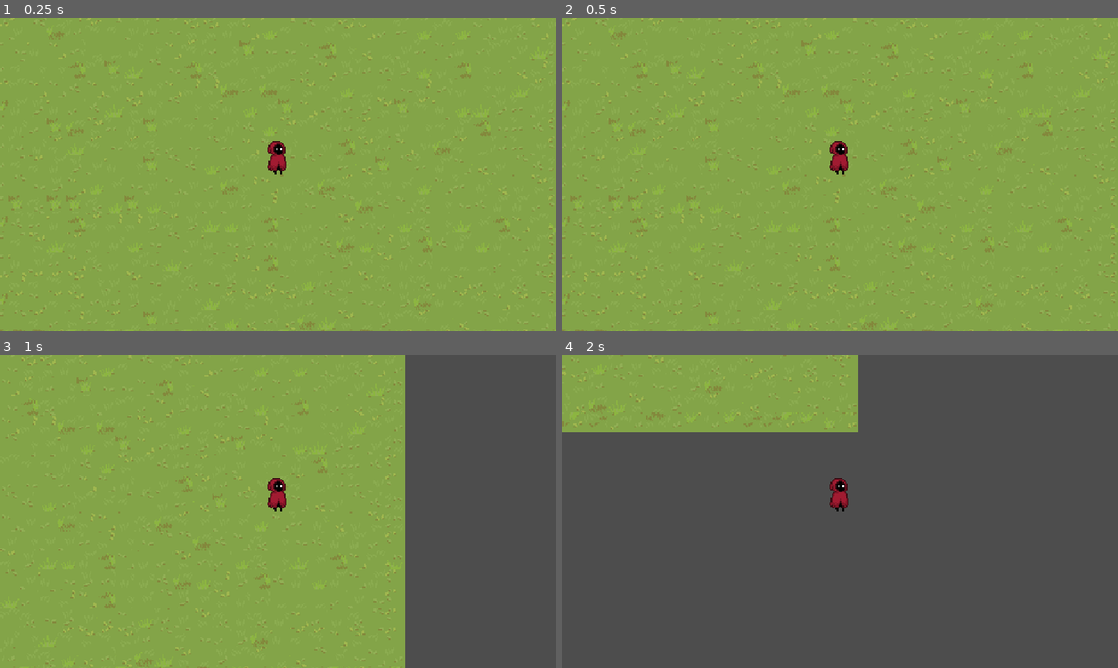
Above: before the commit, frames 1-4 (two rows, left to right).
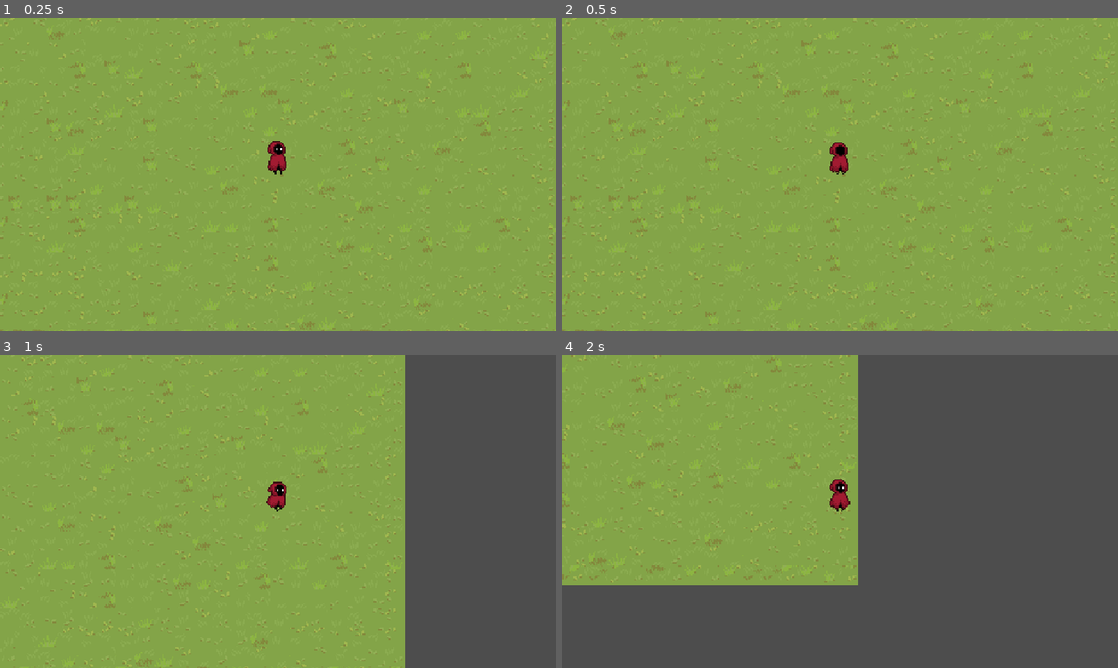
Above: after the commit, the same moments.

Repository: nxtdv/projectb_godot
Game: Godot game, scene res://scenes/intro.tscn
The game is run twice, just before and just after one commit, with the same random seed, the same clock (stepped at 60 frames per second) and the same inputs.
Inputs:
- Up to frame 1 (0.25 s): no input
- Up to frame 2 (0.5 s): no input
- Up to frame 3 (1 s): tap Enter at 0.5 s; hold D (Right) from 0.53 s (still down); hold Shift (Sprint, bound only after the commit) from 0.53 s (still down)
- Up to frame 4 (2 s): release D (Right) at 1.28 s; release Shift (Sprint, bound only after the commit) at 1.28 s; hold S (Down) from 1.28 s (still down); tap Shift (Sprint, bound only after the commit) at 1.35 s

Frame 1 is identical in both runs. In frame 2, 0.1% of the frame differs, in the area x 48-52%, y 39-50%; in frame 3, 0.2%; in frame 4, 27%, in the area x 0-54%, y 0-74%.

Commit message:
``` feat: add animations and sprint functionality to player movement
- Added idle, walk, and sprint animations in `player.tscn`
- Configured `AnimationPlayer` and set up animation transitions in `player.gd`
- Introduced a `Sprint` input action with a deadzone in `project.godot`
- Adjusted player speed constants for walking and sprinting
```

Diff:
--- a/project.godot
+++ b/project.godot
@@ -41,6 +41,11 @@
 "events": [Object(InputEventKey,"resource_local_to_scene":false,"resource_name":"","device":-1,"window_id":0,"alt_press …(192 unchanged characters)…
 ]
 }
+Sprint={
+"deadzone": 0.2,
+"events": [Object(InputEventKey,"resource_local_to_scene":false,"resource_name":"","device":-1,"window_id":0,"alt_pressed":false,"shift_pressed":false,"ctrl_pressed":false,"meta_pressed":false,"pressed":false,"keycode":0,"physical_keycode":4194325,"key_label":0,"unicode":0,"location":0,"echo":false,"script":null)
+]
+}
 
 [rendering]
 
--- a/scenes/player.tscn
+++ b/scenes/player.tscn
@@ -1,9 +1,85 @@
-[gd_scene load_steps=4 format=3 uid="uid://diwoqsd1gpvix"]
+[gd_scene load_steps=9 format=3 uid="uid://diwoqsd1gpvix"]
 
 [ext_resource type="Texture2D" uid="uid://blo1u04s4sxi3" path="res://assets/AnimationSheet_Character.png" id="1_3vyb7"]
 [ext_resource type="Script" uid="uid://b2r1lj6k1t7n4" path="res://scripts/player.gd" id="1_g2els"]
 
 [sub_resource type="CapsuleShape2D" id="CapsuleShape2D_3vyb7"]
+
+[sub_resource type="Animation" id="Animation_qhqgy"]
+length = 0.001
+tracks/0/type = "value"
+tracks/0/imported = false
+tracks/0/enabled = true
+tracks/0/path = NodePath("Sprite2D:frame")
+tracks/0/interp = 1
+tracks/0/loop_wrap = true
+tracks/0/keys = {
+"times": PackedFloat32Array(0),
+"transitions": PackedFloat32Array(1),
+"update": 1,
+"values": [1]
+}
+
+[sub_resource type="Animation" id="Animation_g2els"]
+resource_name = "idle"
+length = 1.7
+loop_mode = 1
+step = 0.03
+tracks/0/type = "value"
+tracks/0/imported = false
+tracks/0/enabled = true
+tracks/0/path = NodePath("Sprite2D:frame")
+tracks/0/interp = 1
+tracks/0/loop_wrap = true
+tracks/0/keys = {
+"times": PackedFloat32Array(0, 0.1, 0.2, 0.3, 0.4, 0.606061, 0.706061, 0.806061, 0.906061, 1.00606, 1.10606, 1.20606, 1.30606, 1.40606, 1.50606, 1.60606),
+"transitions": PackedFloat32Array(1, 1, 1, 1, 1, 1, 1, 1, 1, 1, 1, 1, 1, 1, 1, 1),
+"update": 1,
+"values": [0, 0, 0, 0, 9, 1, 1, 1, 0, 0, 0, 0, 1, 1, 1, 1]
+}
+
+[sub_resource type="Animation" id="Animation_dqkch"]
+resource_name = "walk"
+length = 1.7
+loop_mode = 1
+step = 0.05
+tracks/0/type = "value"
+tracks/0/imported = false
+tracks/0/enabled = true
+tracks/0/path = NodePath("Sprite2D:frame")
+tracks/0/interp = 1
+tracks/0/loop_wrap = true
+tracks/0/keys = {
+"times": PackedFloat32Array(0, 0.1, 0.2, 0.3, 0.4, 0.5, 0.6, 0.7, 0.8, 0.9, 1, 1.1, 1.2, 1.3, 1.4, 1.5, 1.6),
+"transitions": PackedFloat32Array(1, 1, 1, 1, 1, 1, 1, 1, 1, 1, 1, 1, 1, 1, 1, 1, 1),
+"update": 1,
+"values": [16, 16, 16, 17, 17, 18, 18, 19, 19, 16, 16, 17, 17, 18, 18, 19, 19]
+}
+
+[sub_resource type="Animation" id="Animation_qlg0r"]
+resource_name = "sprint"
+length = 1.6
+step = 0.05
+tracks/0/type = "value"
+tracks/0/imported = false
+tracks/0/enabled = true
+tracks/0/path = NodePath("Sprite2D:frame")
+tracks/0/interp = 1
+tracks/0/loop_wrap = true
+tracks/0/keys = {
+"times": PackedFloat32Array(0, 0.1, 0.2, 0.3, 0.4, 0.5, 0.6, 0.7, 0.8, 0.9, 1, 1.1, 1.2, 1.3, 1.4, 1.5),
+"transitions": PackedFloat32Array(1, 1, 1, 1, 1, 1, 1, 1, 1, 1, 1, 1, 1, 1, 1, 1),
+"update": 1,
+"values": [24, 25, 26, 27, 28, 29, 30, 31, 24, 25, 26, 27, 28, 29, 30, 31]
+}
+
+[sub_resource type="AnimationLibrary" id="AnimationLibrary_dqkch"]
+_data = {
+&"RESET": SubResource("Animation_qhqgy"),
+&"idle": SubResource("Animation_g2els"),
+&"sprint": SubResource("Animation_qlg0r"),
+&"walk": SubResource("Animation_dqkch")
+}
 
 [node name="player" type="CharacterBody2D"]
 script = ExtResource("1_g2els")
@@ -13,7 +89,13 @@
 offset = Vector2(0, -16)
 hframes = 8
 vframes = 9
+frame = 1
 
 [node name="CollisionShape2D" type="CollisionShape2D" parent="."]
 position = Vector2(0, -15)
 shape = SubResource("CapsuleShape2D_3vyb7")
+
+[node name="AnimationPlayer" type="AnimationPlayer" parent="."]
+libraries = {
+&"": SubResource("AnimationLibrary_dqkch")
+}
--- a/scripts/player.gd
+++ b/scripts/player.gd
@@ -1,16 +1,31 @@
 extends CharacterBody2D
 
 @onready var sprite_2d: Sprite2D = $Sprite2D
+@onready var animation_player: AnimationPlayer = $AnimationPlayer
 
-var speed_velocity = 300.0
+const WALK_SPEED: float                        = 100.0
+const SPRINT_SPEED: float                      = 300.0
 
-func _physics_process(delta: float) -> void:
-	var input_vector = Input.get_vector("Left", "Right", "Up", "Down")
 
-	velocity = input_vector.normalized() * speed_velocity
+func _physics_process(_delta: float) -> void:
+	var input_vector: Vector2 = Input.get_vector("Left", "Right", "Up", "Down")
+	var is_sprinting: bool    = Input.is_action_pressed("Sprint")
+	var current_speed: float  = SPRINT_SPEED if is_sprinting else WALK_SPEED
 
+	# Applique la vélocité
+	velocity = input_vector.normalized() * current_speed
+
+	# Flip sprite
 	if velocity.x != 0:
 		sprite_2d.flip_h = velocity.x < 0
 
-	# Applique le mouvement
+	# Gestion des animations
+	if input_vector == Vector2.ZERO:
+		animation_player.play("idle")
+	else:
+		if is_sprinting:
+			animation_player.play("sprint")
+		else:
+			animation_player.play("walk")
+
 	move_and_slide()
